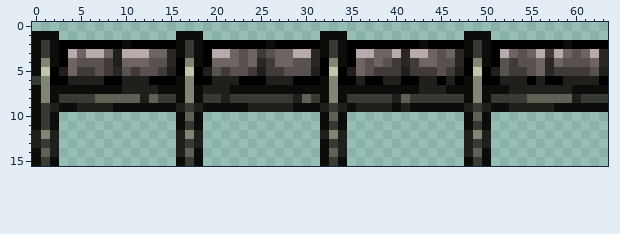
Pixel-art sprite, stored at content/Blocks/Terrain/terrain.framework.smirgrafit.fused.png. The first picture shows the starting point.
The file is 64x16 pixels. Colours within 5 levels of each other are drawn and written as one.
Now the later version:
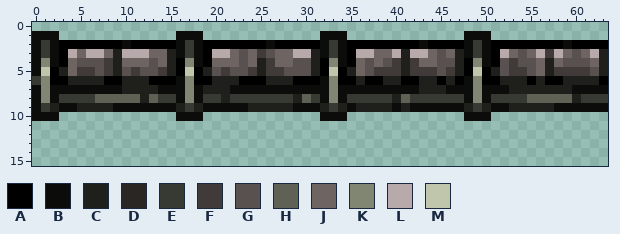
Palette (. is transparent): A #000000  B #0c0c0b  C #1f201c  D #2a2623  E #373933  F #403a39  G #595150  H #5f6154  J #6e6562  K #808672  L #b8aaaa  M #c0c6ac
Change:
@@ x 0..63 @@
  2 BEBAAAAAAABAAAAABEBAAAAAAABAAAAABEBAAAAAAAABAAAABEBAAAAAAAABAAAA
- 3 BEBALJLLJCLLLJJDBEBALLJGJFGJJLLDBEBALLJJLDLLJGJDBEBALJGJLFLJGJLD
- 4 BKBAJGGGFCJJJGGDAKBAJJJGJDFJJGGDAKBAJGJGFDFJJGGDAKBAGFGGJDJGGGJD
- 5 BMACJFFGFDGFGGFCAMACGFGGFCFFGGGCAMACJGFFFCFFFGFCAMACGFFGJDFFFFGC
+ 3 BEBALJLLJCLLLJJCBEBALLJGJFGJJLLCBEBALLJJLCLLJGJCBEBALJGJLFLJGJLC
+ 4 BKBAJGGGFCJJJGJCAKBAJJJGJCFJJGGCAKBAJGJGFCFJJGGCAKBAGFGGJCJGGGJC
+ 5 BMACJFFGFCGFGGFCAMACGFGGFCFFGGGCAMACJGFFFCFFFGFCAMACGFFGJCFFFFGC
  6 EKAACCCCAACCCAAABKAACCCAAACCCAAABKAACAACCAACCACABKAACCCACAACCCCA
@@ x 0..63 @@
  9 BECBBCCCCBBBBBBBCECBBBBBCCCCCBBBCECBCCCCBCBBBBBBCECBBCCCCCBBBBBB
-10 BEB.............BHB.............BHB.............BHB.............
-11 BEB.............BEB.............BEB.............BEB.............
-12 CKC.............CKC.............CKC.............CKC.............
-13 CEC.............CEC.............BEC.............CEC.............
-14 BHC.............CHB.............BHC.............CHB.............
-15 BEB.............BEB.............BEB.............BEB.............
+10 BBB.............BBB.............BBB.............BBB.............
+11 ................................................................
+12 ................................................................
+13 ................................................................
+14 ................................................................
+15 ................................................................
